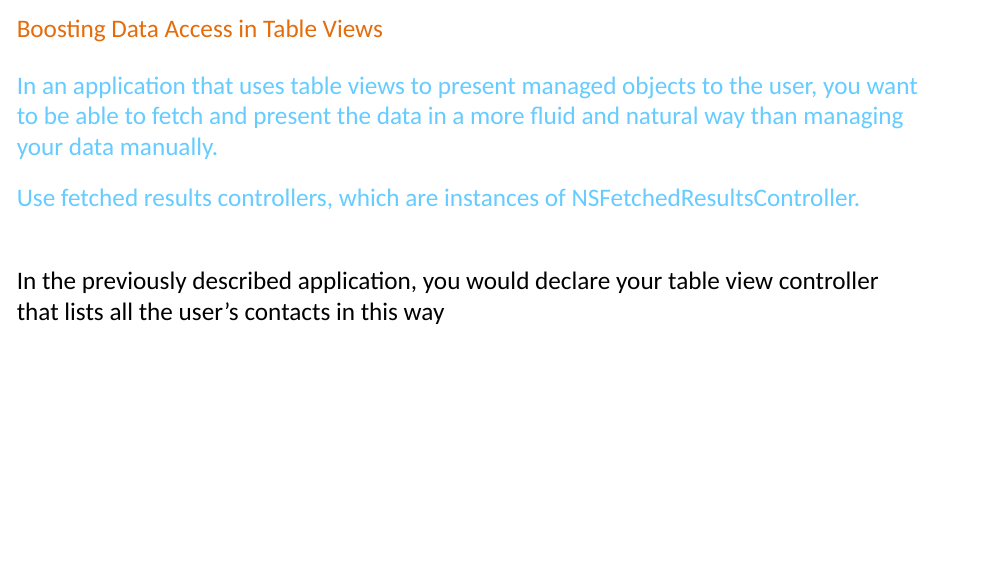
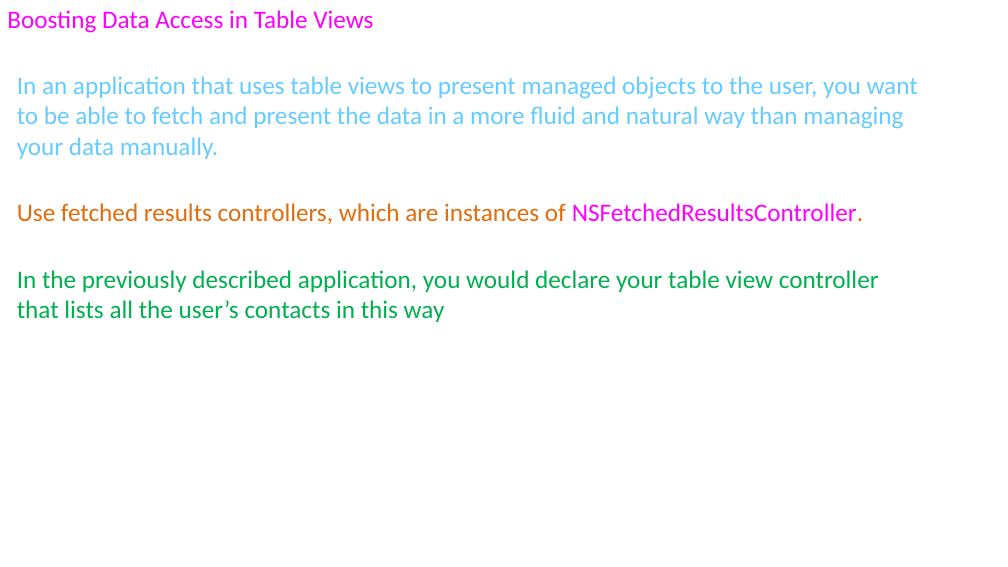
Before and after one commit to aminhngn/Course_Mobile_IOS, a slide deck: slide 42 of course/IOS_Module_03_core_data.pptx. Drawn at 1008x567 pixels with LibreOffice and Linux fonts; fonts in the diff are those of the drawing. Boxes give left, top, right and bottom in pixels: in the first picture for what was removed or moved away, otherwise in the second. Text is boxed around its words. In the diff, an @@ line names an element or a change of style, - is before the commit and + after.

```diff
--- a/course/IOS_Module_03_core_data.pptx
+++ b/course/IOS_Module_03_core_data.pptx
@@ text "Boosting Data Access in Table ...": place and size @@
-text "Boosting Data Access in Table ..." at <box>17,19,383,42</box>
+text "Boosting Data Access in Table ..." at <box>7,10,373,33</box>
@@ text "Boosting Data Access in Table ..." at <box>7,10,373,33</box>: text colour #E46C0A to #FF00FF @@
@@ text "Use fetched results controllers, which ...": place and size @@
-text "Use fetched results controllers, which ..." at <box>17,188,861,209</box>
+text "Use fetched results controllers, which ..." at <box>17,203,863,224</box>
@@ text "Use fetched results controllers, which ..." at <box>17,203,863,224</box>: text colour #66CCFF to #E46C0A in "Use fetched results controllers, which are instances ..."; text colour #66CCFF to #FF00FF in "NSFetchedResultsController." @@
@@ text "In the previously described application, ..." at <box>17,270,879,322</box>: text colour #000000 to #00B050 @@
```
Also in this commit, not shown: 9 other slides changed, 4 slides added, 4 slides removed, 1 other file.
